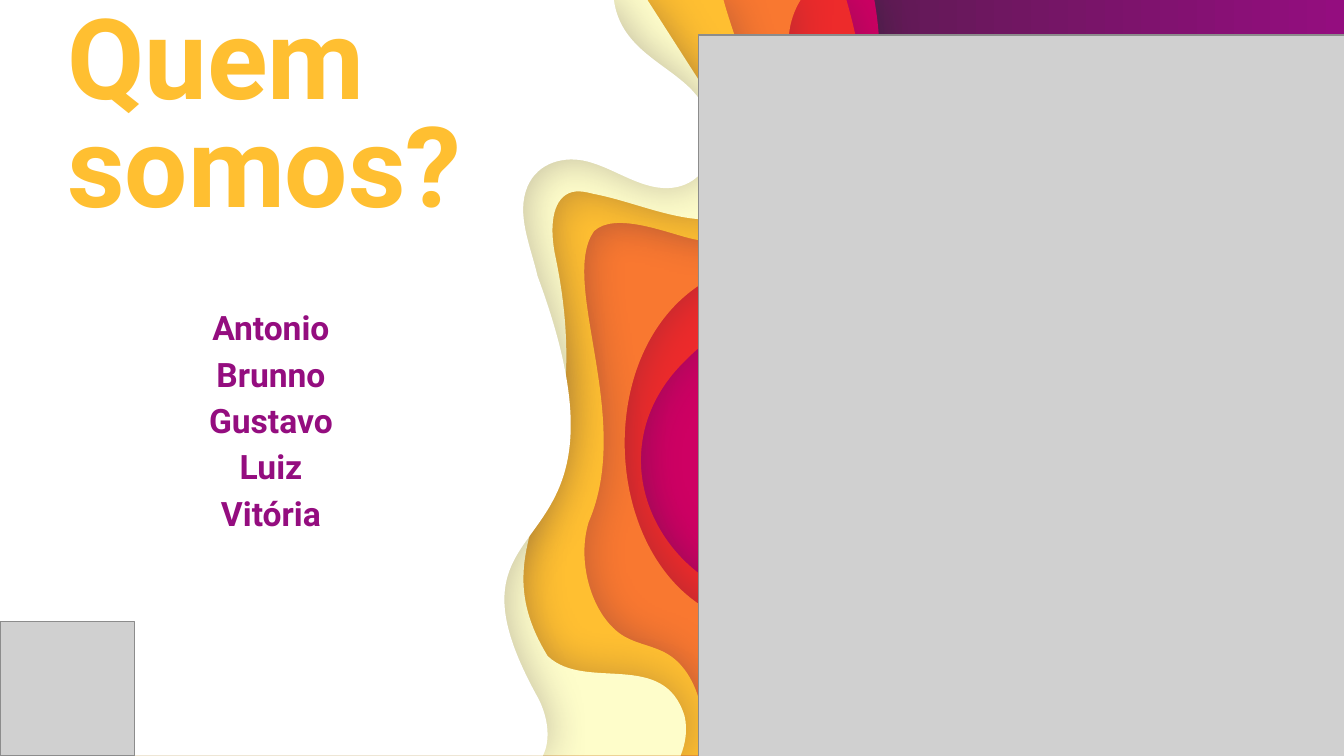
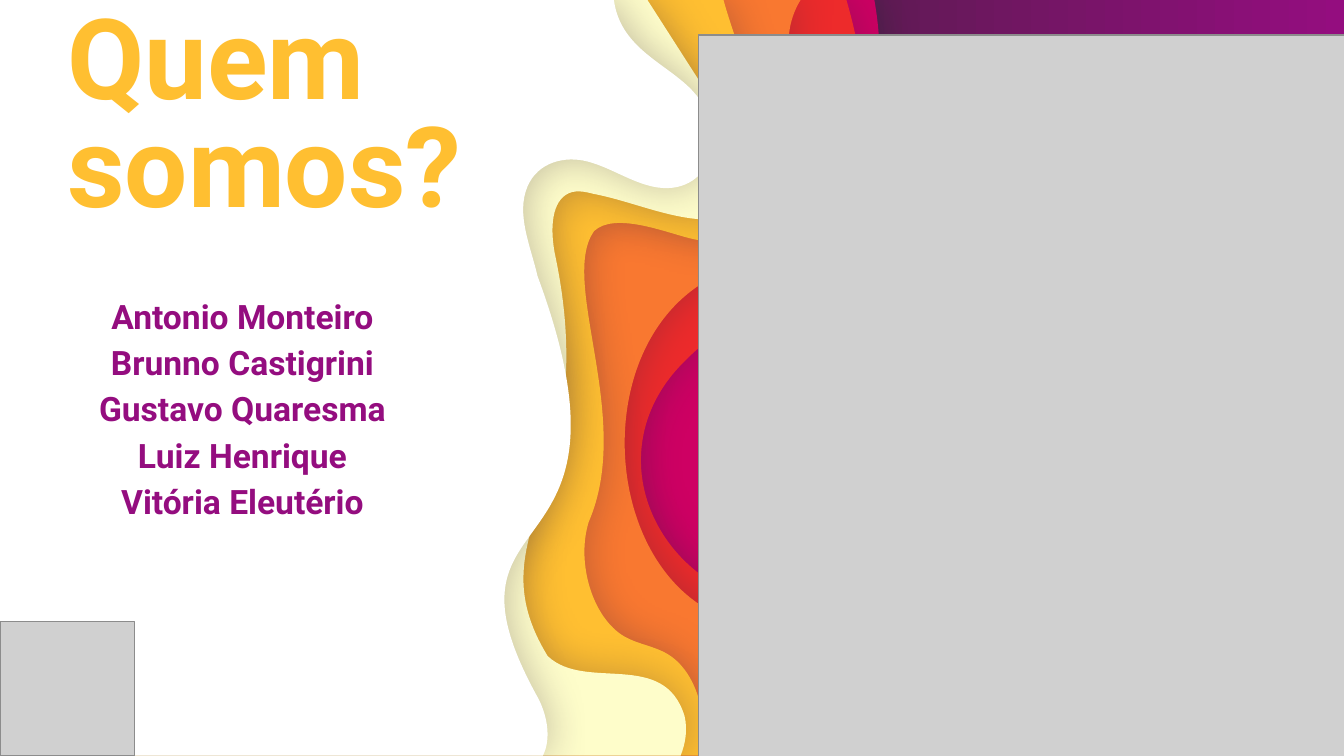
Before and after one commit to GustavoQuaresma/TECCHICKEN-DOCUMENTACAO, a slide deck: slide 2 of SPRINT2/slide pi - Copia.pptx. Drawn at 1344x756 pixels with LibreOffice and Linux fonts; fonts in the diff are those of the drawing; grey boxes stand for pictures. Boxes give left, top, right and bottom in pixels: in the first picture for what was removed or moved away, otherwise in the second. Text is boxed around its words. In the diff, an @@ line names an element or a change of style, - is before the commit and + after.

```diff
--- a/SPRINT2/slide pi - Copia.pptx
+++ b/SPRINT2/slide pi - Copia.pptx
@@ text at (99,304,385,515): text changed @@
-Antonio
-Brunno
-Gustavo
-Luiz
-Vitória
+Antonio Monteiro
+Brunno Castigrini
+Gustavo Quaresma
+Luiz Henrique
+Vitória Eleutério
```
Also in this commit, not shown: 3 other slides changed, 2 slides added, 3 slides removed.
